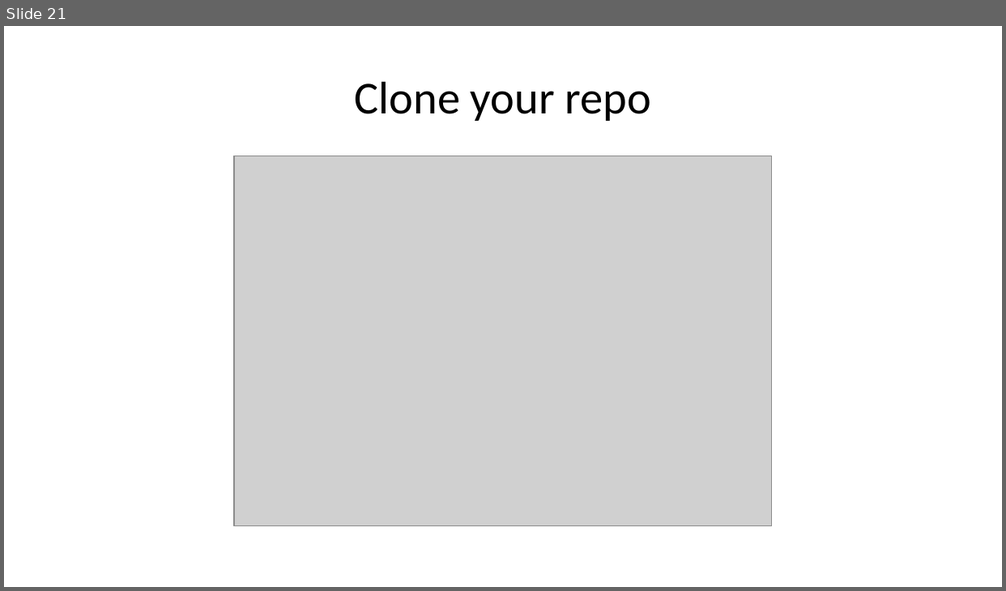
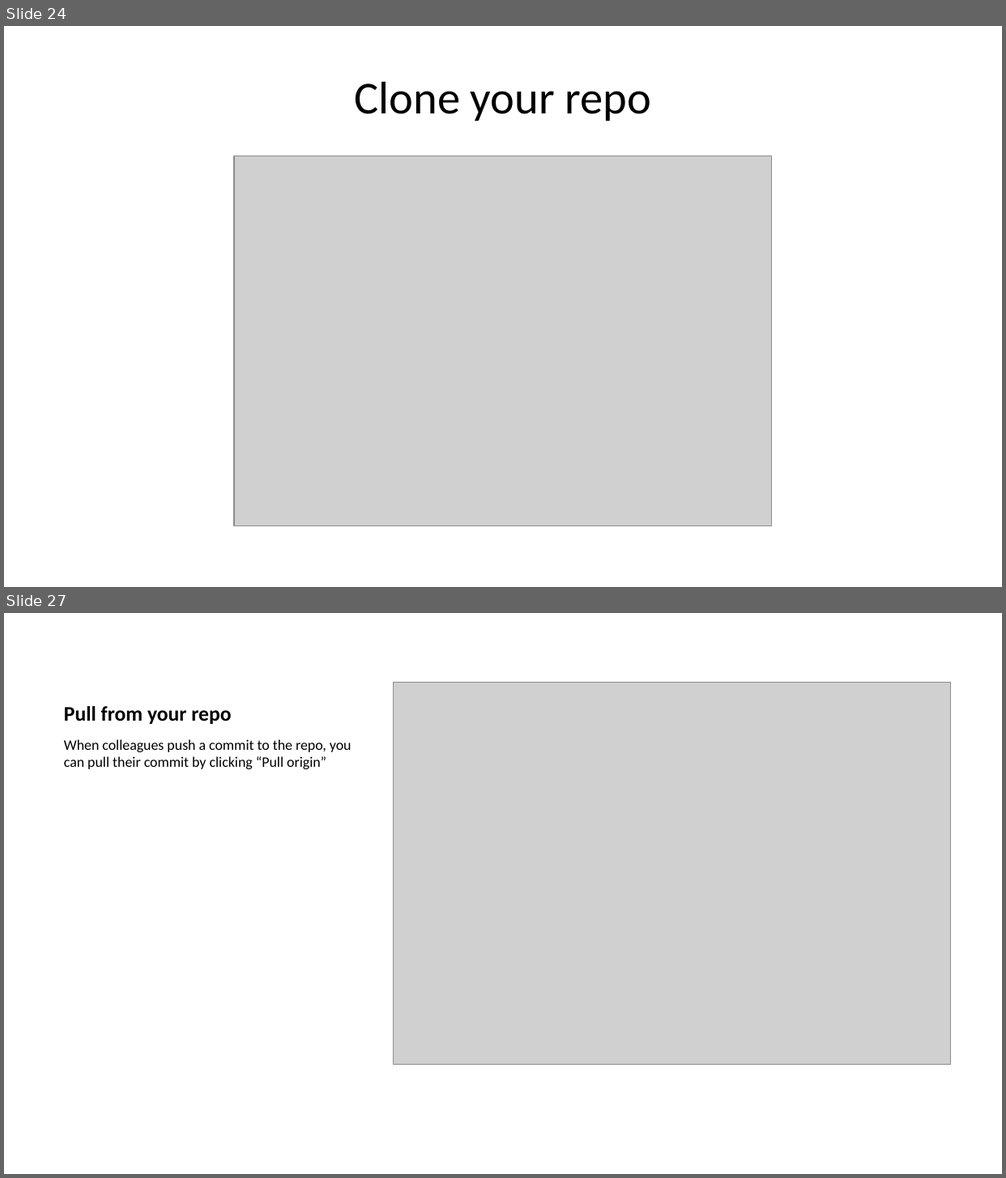
Before and after one commit to jrspringman/psci3200-globaldev, a slide deck: docs/slides/lees-git.pptx. Shown one above the other, each under a label of ours: slide 21 before the commit, slides 24 and 27 after it; the slides between them are not shown. The pictures are 1006x591 and 1006x1178 pixels, drawn with LibreOffice and Linux fonts; fonts in the diff are those of the drawing; grey boxes stand for pictures. Boxes give left, top, right and bottom in pixels: in the first picture for what was removed or moved away, otherwise in the second. Text is boxed around its words. In the diff, an @@ line names an element or a change of style, - is before the commit and + after.

```diff
--- a/docs/slides/lees-git.pptx
+++ b/docs/slides/lees-git.pptx
@@ slide 27 added at [4,613,1002,1174], background #FFFFFF @@
@@ picture added at [393,682,950,1064] @@
@@ title added at [64,706,231,724], 15 pt, text #000000, bold @@
+Pull from your repo
@@ text added at [64,739,351,769], 10.5 pt, text #000000 @@
+When colleagues push a commit to the repo, you can pull their commit by clicking “Pull origin”
@@ what was slide 21 is now slide 24 @@
```
Also in this commit, not shown: 8 slides changed, 10 other slides added, 21 slides removed, 16 other files.
